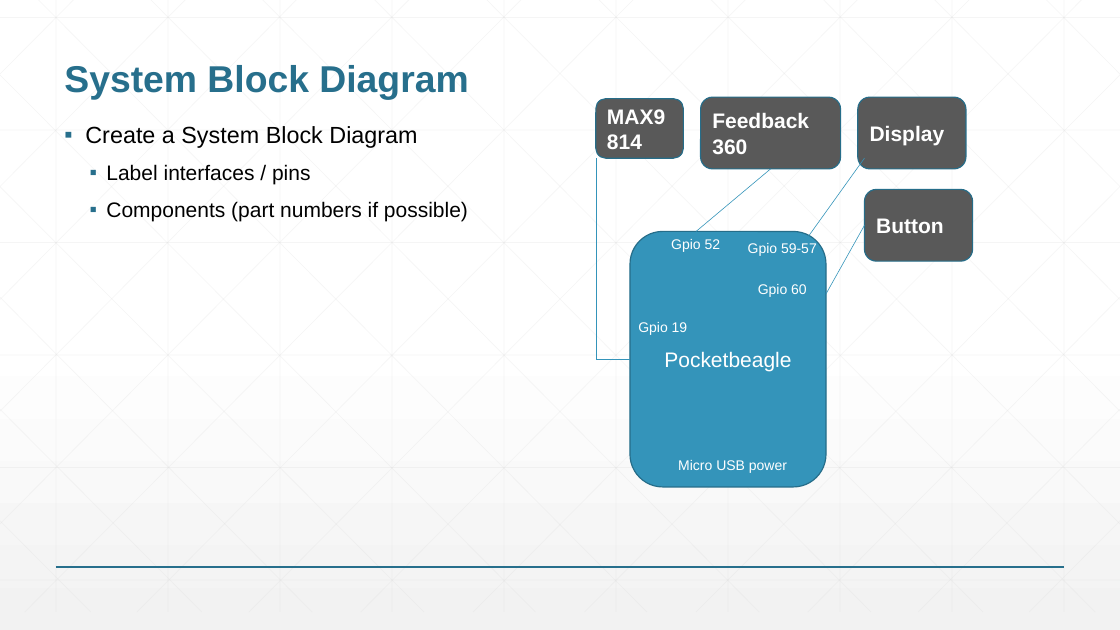
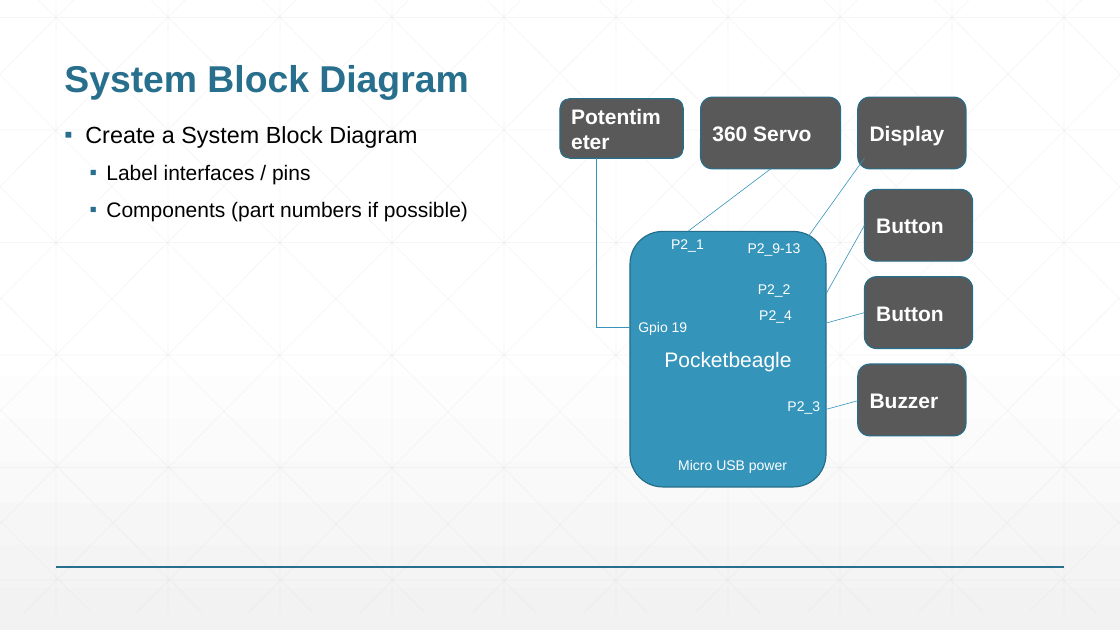
Before and after one commit to callumparks/ENGI301, a slide deck: slide 3 of ENGI301_project_proposal.pptx (slide 4 before the commit). Drawn at 1120x630 pixels with LibreOffice and Linux fonts; fonts in the diff are those of the drawing. Boxes give left, top, right and bottom in pixels: in the first picture for what was removed or moved away, otherwise in the second. Text is boxed around its words. In the diff, an @@ line names an element or a change of style, - is before the commit and + after.

```diff
--- a/ENGI301_project_proposal.pptx
+++ b/ENGI301_project_proposal.pptx
@@ text in rounded rectangle at [560, 98, 684, 158]: text changed @@
-MAX9814
+Potentimeter
@@ rounded rectangle "Potentimeter": place and size @@
-rounded rectangle "Potentimeter" at [596, 98, 683, 158]
+rounded rectangle "Potentimeter" at [560, 98, 684, 158]
@@ text in rounded rectangle at [712, 126, 811, 141]: text changed @@
-Feedback 360
+360 Servo
@@ elbow line moved from (630, 360) - (596, 158) to (630, 328) - (596, 158) @@
@@ line moved from (770, 169) - (697, 232) to (770, 169) - (688, 232) @@
@@ text at [671, 239, 704, 252]: text changed @@
-Gpio 52
+P2_1
@@ text at [748, 243, 801, 256]: text changed @@
-Gpio 59-57
+P2_9-13
@@ text at [758, 284, 791, 297]: text changed @@
-Gpio 60
+P2_2
@@ rounded rectangle added at [865, 276, 973, 348], fill #595959, outline #266D8A 1 pt, 18 pt, text #FFFFFF, bold @@
+Button
@@ text added at [759, 310, 792, 323], 12 pt, text #FFFFFF @@
+P2_4
@@ line added from (865, 313) to (828, 323), #3494BA 0.5 pt @@
@@ rounded rectangle added at [858, 364, 966, 435], fill #595959, outline #266D8A 1 pt, 18 pt, text #FFFFFF, bold @@
+Buzzer
@@ text added at [787, 401, 820, 414], 12 pt, text #FFFFFF @@
+P2_3
@@ line added from (858, 401) to (821, 411), #3494BA 0.5 pt @@
```
Also in this commit, not shown: 4 other slides changed, 1 slide removed.
